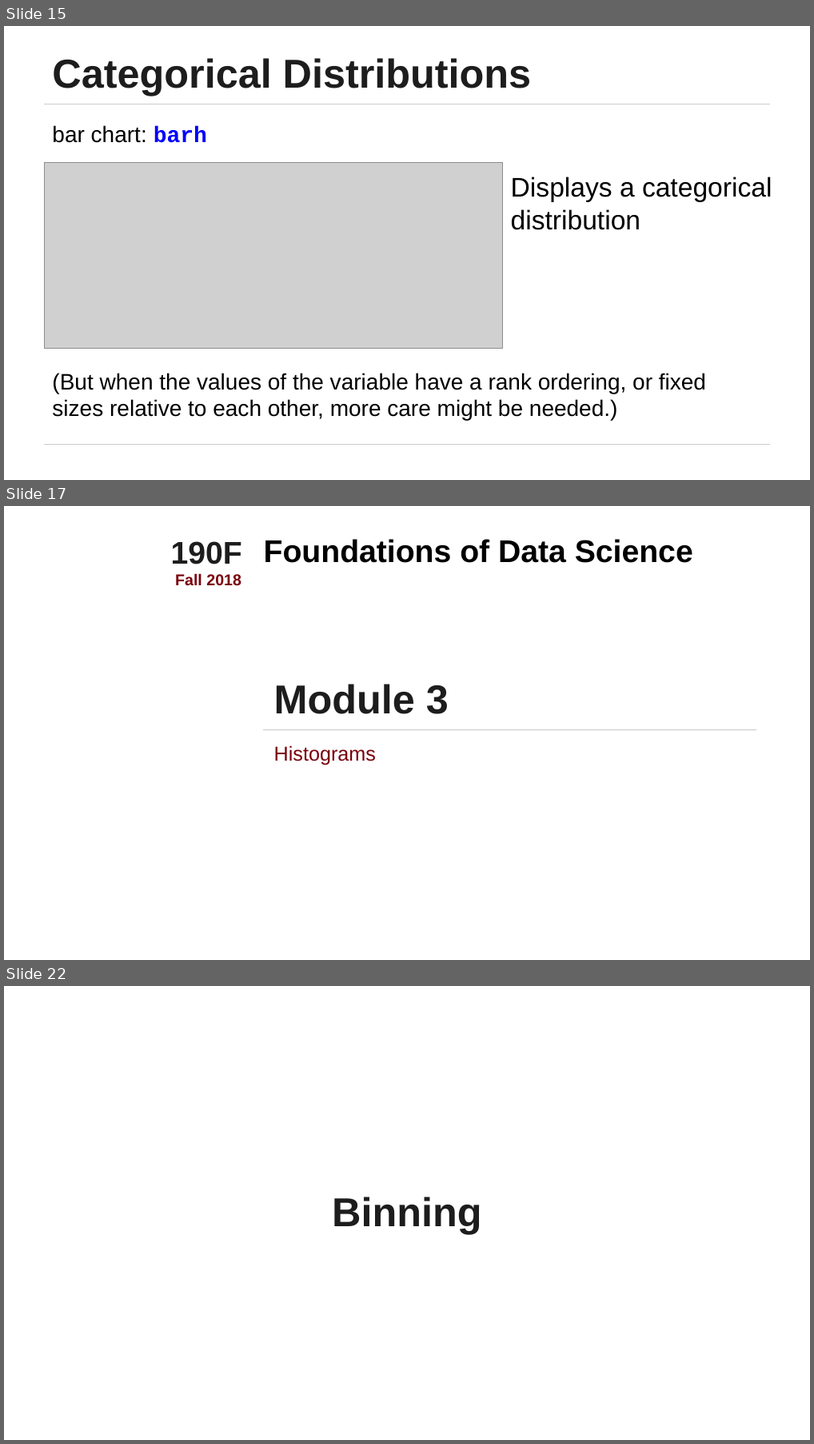
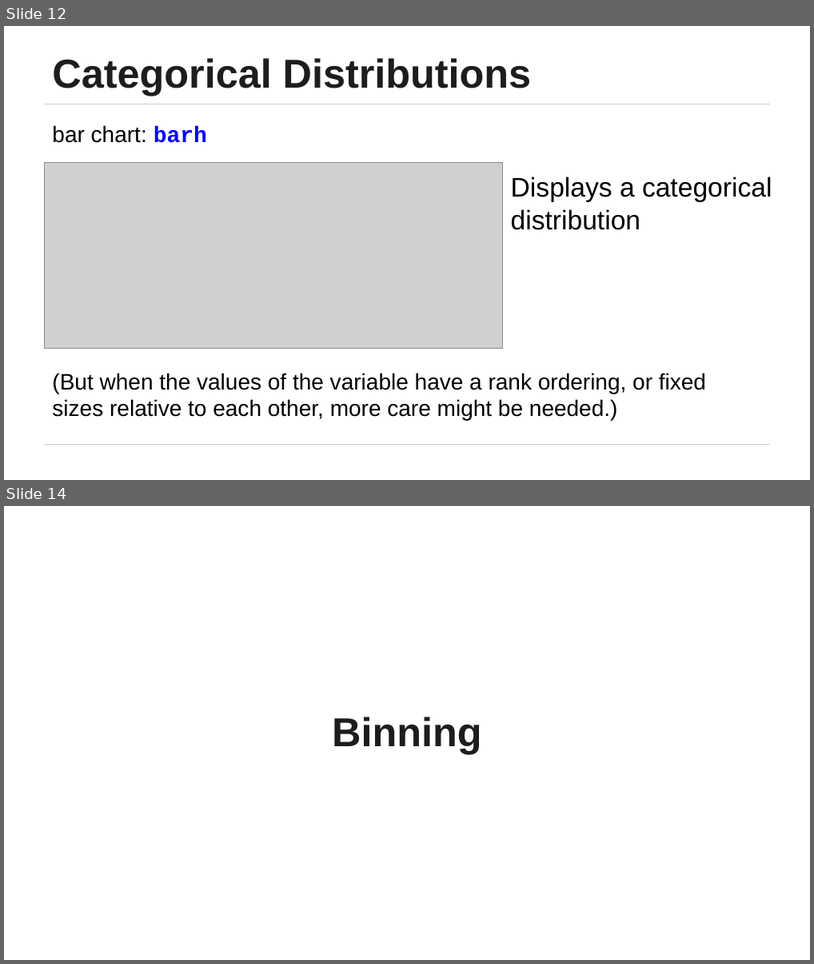
Before and after one commit to stat108ds/current-CS108, a slide deck: modules/module 3/module 3.pptx. Shown one above the other, each under a label of ours: slides 15, 17 and 22 before the commit, slides 12 and 14 after it; the slides between them are not shown. The pictures are 814x1444 and 814x964 pixels, drawn with LibreOffice and Linux fonts; fonts in the diff are those of the drawing; grey boxes stand for pictures; background and template pictures are left out. Boxes give left, top, right and bottom in pixels: in the first picture for what was removed or moved away, otherwise in the second. Text is boxed around its words. In the diff, an @@ line names an element or a change of style, - is before the commit and + after.

```diff
--- a/modules/module 3/module 3.pptx
+++ b/modules/module 3/module 3.pptx
@@ slide 17 removed at box(4, 506, 810, 960), background #FFFFFF @@
@@ text removed at box(171, 541, 242, 586) @@
-190F
-Fall 2018
@@ text removed at box(264, 539, 694, 563) @@
-Foundations of Data Science
@@ title removed at box(274, 684, 449, 714) @@
-Module 3
@@ line removed from (264, 729) to (756, 729) @@
@@ subtitle removed at box(274, 745, 376, 765) @@
-Histograms
@@ what was slide 15 is now slide 12 @@
@@ what was slide 22 is now slide 14 @@
```
Also in this commit, not shown: 2 slides added, 9 other slides removed, 6 other files.
